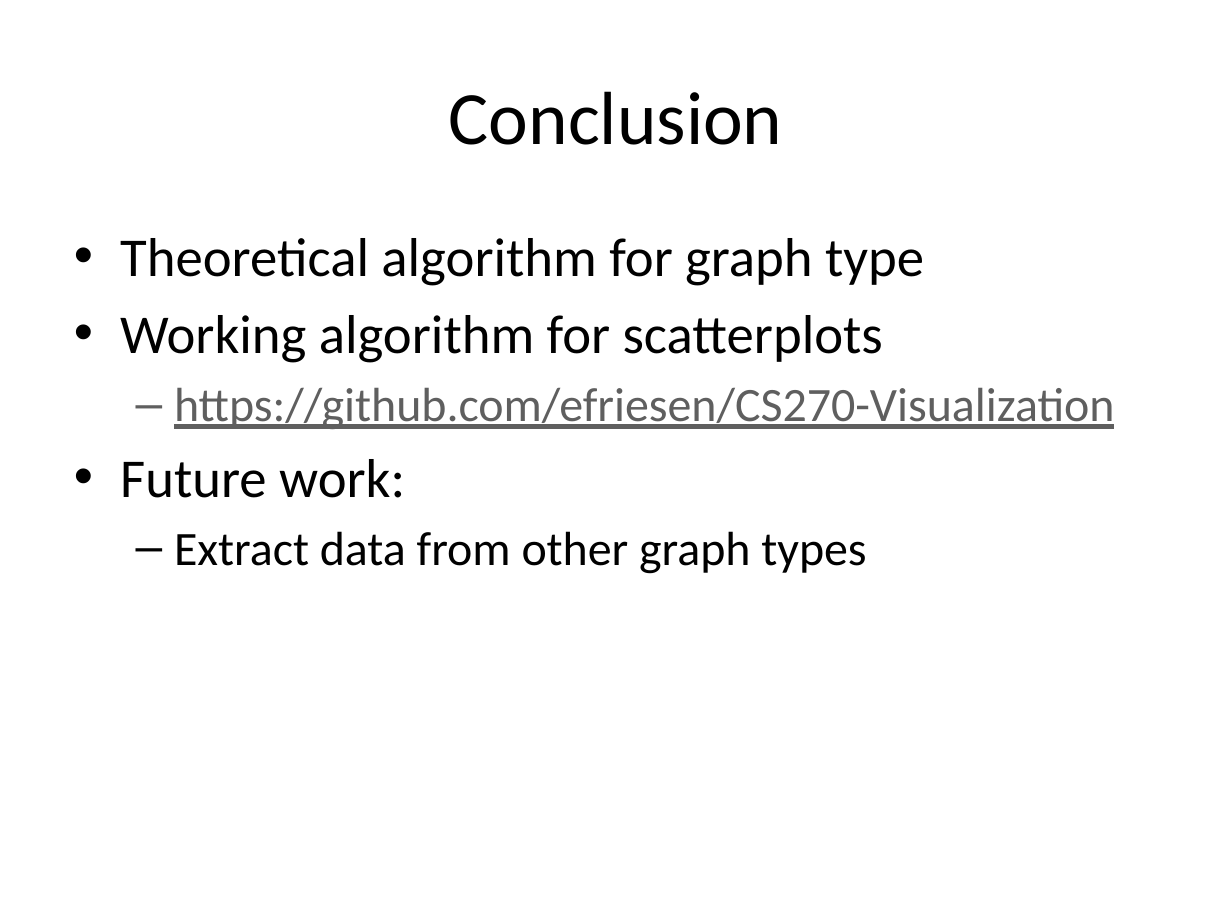
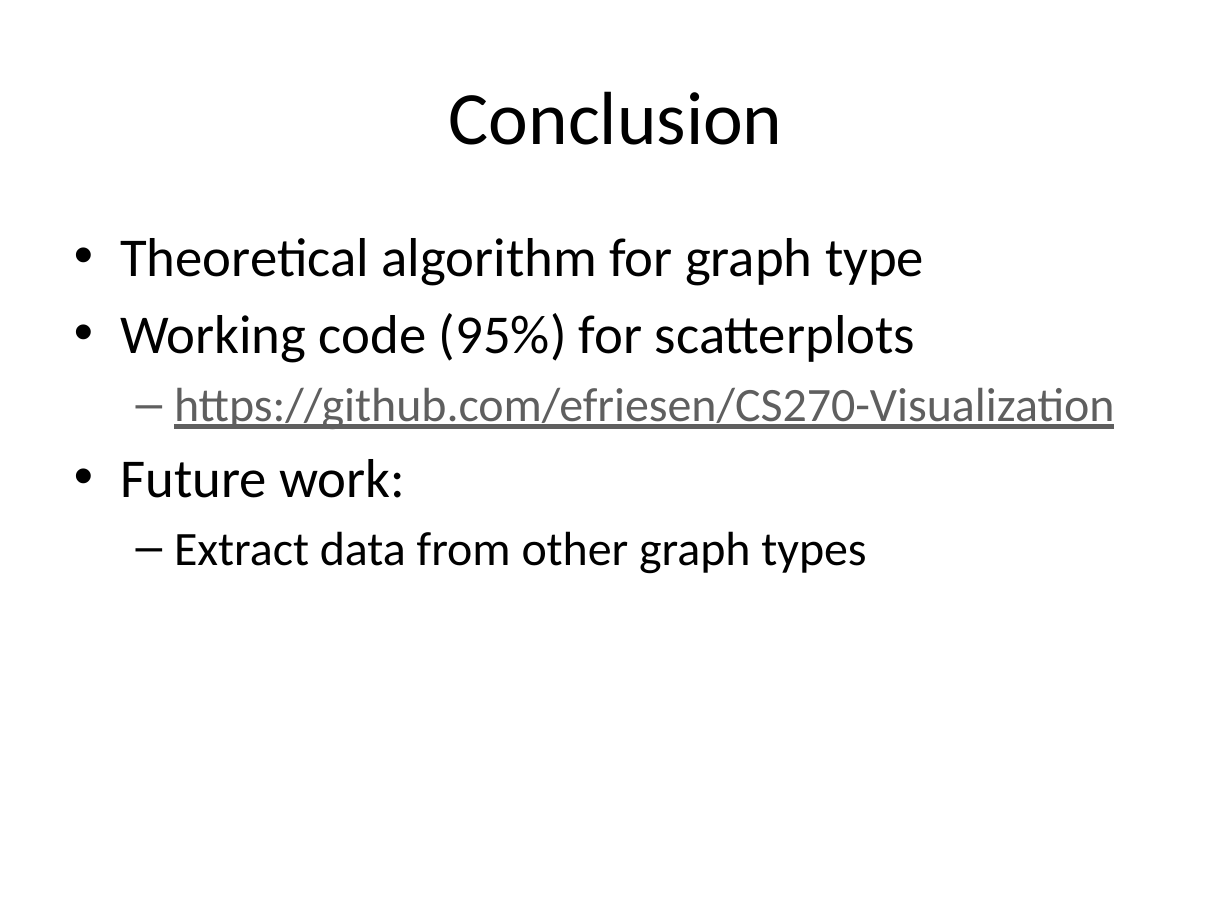
Before and after one commit to efriesen/CS270-Visualization, a slide deck: slide 9 of CS270-Presentation.pptx. Drawn at 1232x924 pixels with LibreOffice and Linux fonts; fonts in the diff are those of the drawing. Boxes give left, top, right and bottom in pixels: in the first picture for what was removed or moved away, otherwise in the second. Text is boxed around its words. In the diff, an @@ line names an element or a change of style, - is before the commit and + after.

Commit message:
Tweaked wording

```diff
--- a/CS270-Presentation.pptx
+++ b/CS270-Presentation.pptx
@@ text at bbox=[120, 313, 915, 363]: text changed @@
-• Working algorithm for scatterplots
+• Working code (95%) for scatterplots
```
Also in this commit, not shown: 1 other slide changed.
